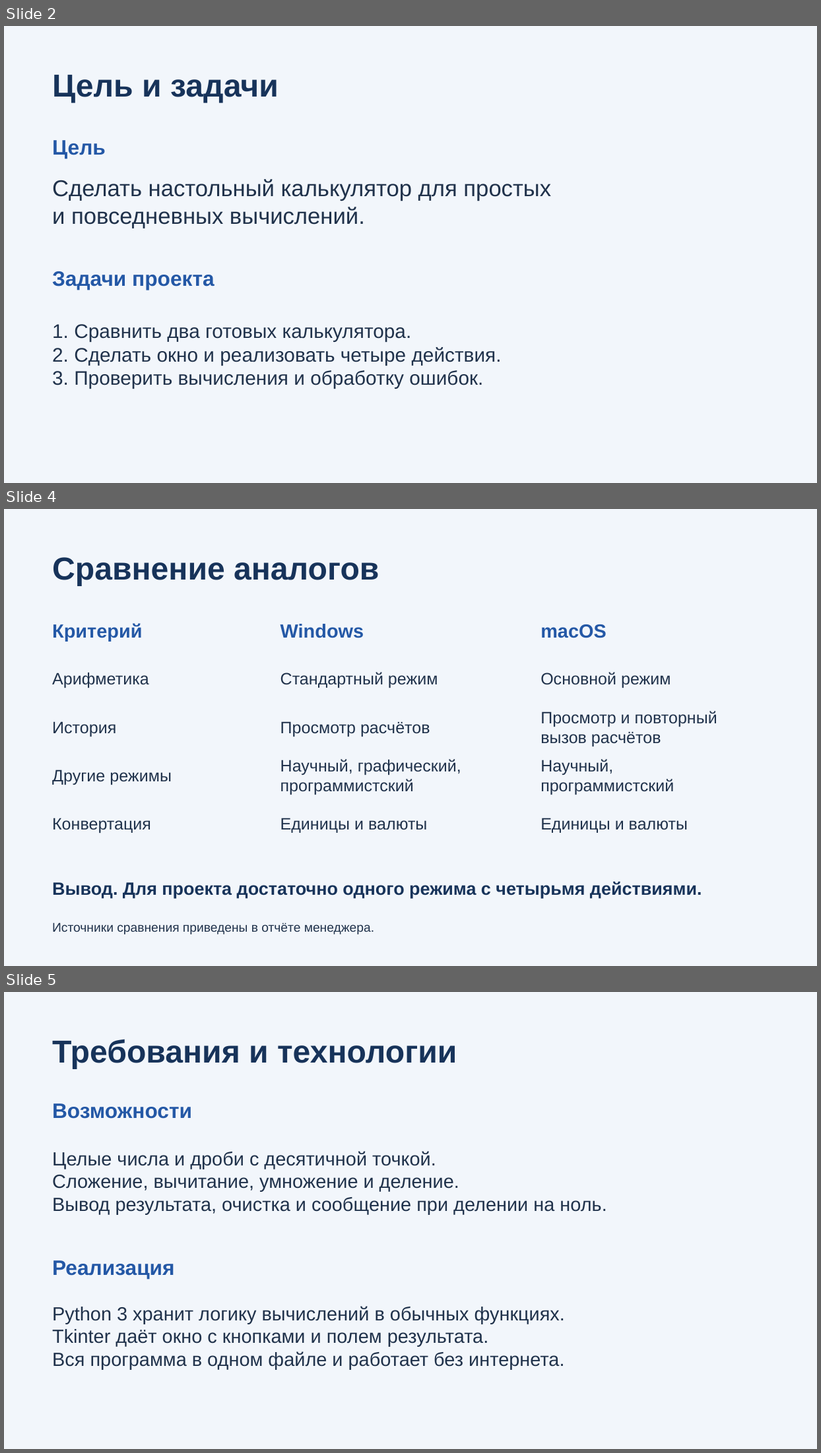
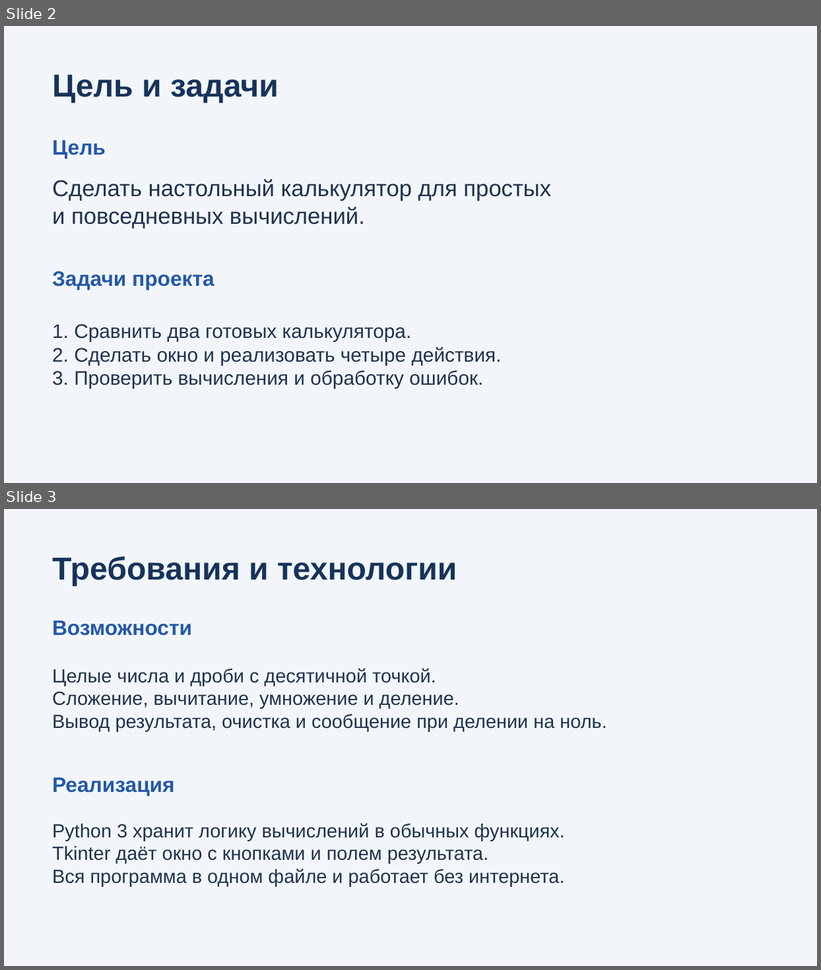
Before and after one commit to ArtikM1106/python-calculator-project, a slide deck: calculator.pptx. Shown one above the other, each under a label of ours: slides 2, 4 and 5 before the commit, slides 2 and 3 after it; the slides between them are not shown. The pictures are 821x1453 and 821x970 pixels, drawn with LibreOffice and Linux fonts; fonts in the diff are those of the drawing. Boxes give left, top, right and bottom in pixels: in the first picture for what was removed or moved away, otherwise in the second. Text is boxed around its words. In the diff, an @@ line names an element or a change of style, - is before the commit and + after.

```diff
--- a/calculator.pptx
+++ b/calculator.pptx
@@ slide 4 removed at bbox=[4, 509, 817, 966], background #F2F6FB @@
@@ text removed at bbox=[52, 557, 379, 586] @@
-Сравнение аналогов
@@ text removed at bbox=[52, 623, 142, 641] @@
-Критерий
@@ text removed at bbox=[281, 624, 364, 638] @@
-Windows
@@ text removed at bbox=[541, 625, 607, 638] @@
-macOS
@@ text removed at bbox=[52, 673, 149, 688] @@
-Арифметика
@@ text removed at bbox=[281, 672, 438, 688] @@
-Стандартный режим
@@ text removed at bbox=[541, 672, 671, 688] @@
-Основной режим
@@ text removed at bbox=[52, 722, 116, 737] @@
-История
@@ text removed at bbox=[281, 722, 430, 737] @@
-Просмотр расчётов
@@ text removed at bbox=[541, 711, 717, 747] @@
-Просмотр и повторный
-вызов расчётов
@@ text removed at bbox=[281, 759, 461, 795] @@
-Научный, графический,
-программистский
@@ text removed at bbox=[541, 759, 674, 795] @@
-Научный,
-программистский
@@ text removed at bbox=[52, 770, 172, 785] @@
-Другие режимы
@@ text removed at bbox=[52, 818, 151, 833] @@
-Конвертация
@@ text removed at bbox=[281, 818, 427, 833] @@
-Единицы и валюты
@@ text removed at bbox=[541, 818, 688, 833] @@
-Единицы и валюты
@@ text removed at bbox=[52, 882, 702, 898] @@
-Вывод. Для проекта достаточно одного режима с четырьмя действиями.
@@ text removed at bbox=[52, 923, 374, 935] @@
-Источники сравнения приведены в отчёте менеджера.
@@ what was slide 5 is now slide 3 @@
```
Also in this commit, not shown: 5 slides added, 2 other slides removed, 1 other file.
